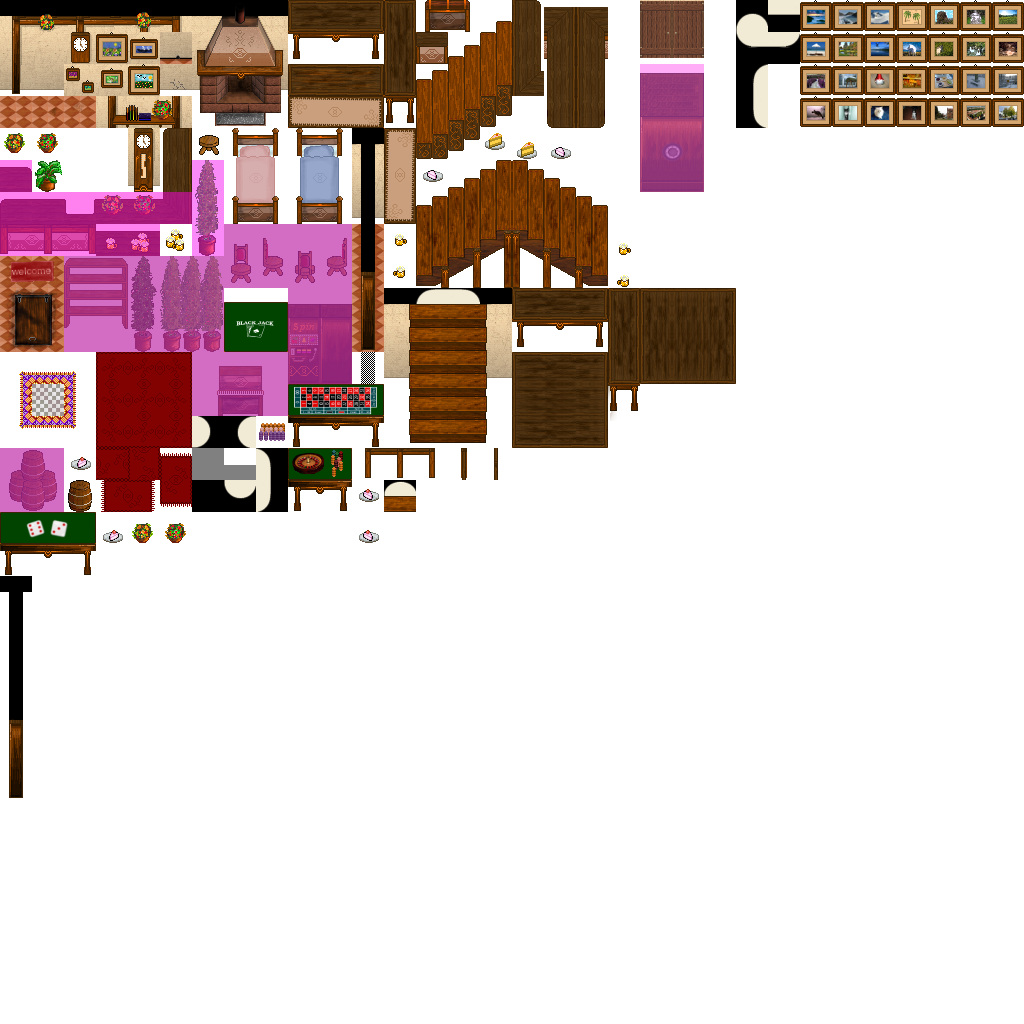
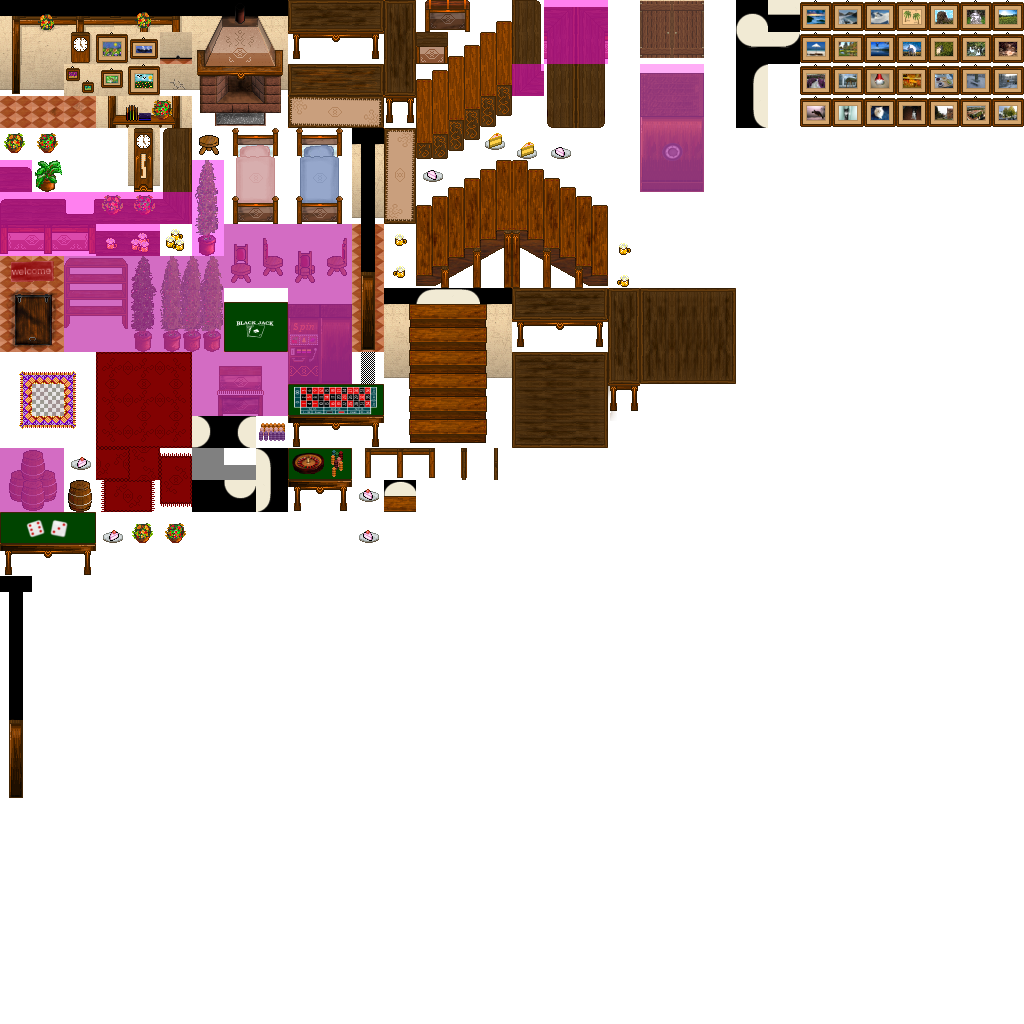
Comparing the layer stacks of the two w=1024, h=1024 images. Changes:
painted on "pinklayer" over [left=512, top=0, right=608, bottom=96]
